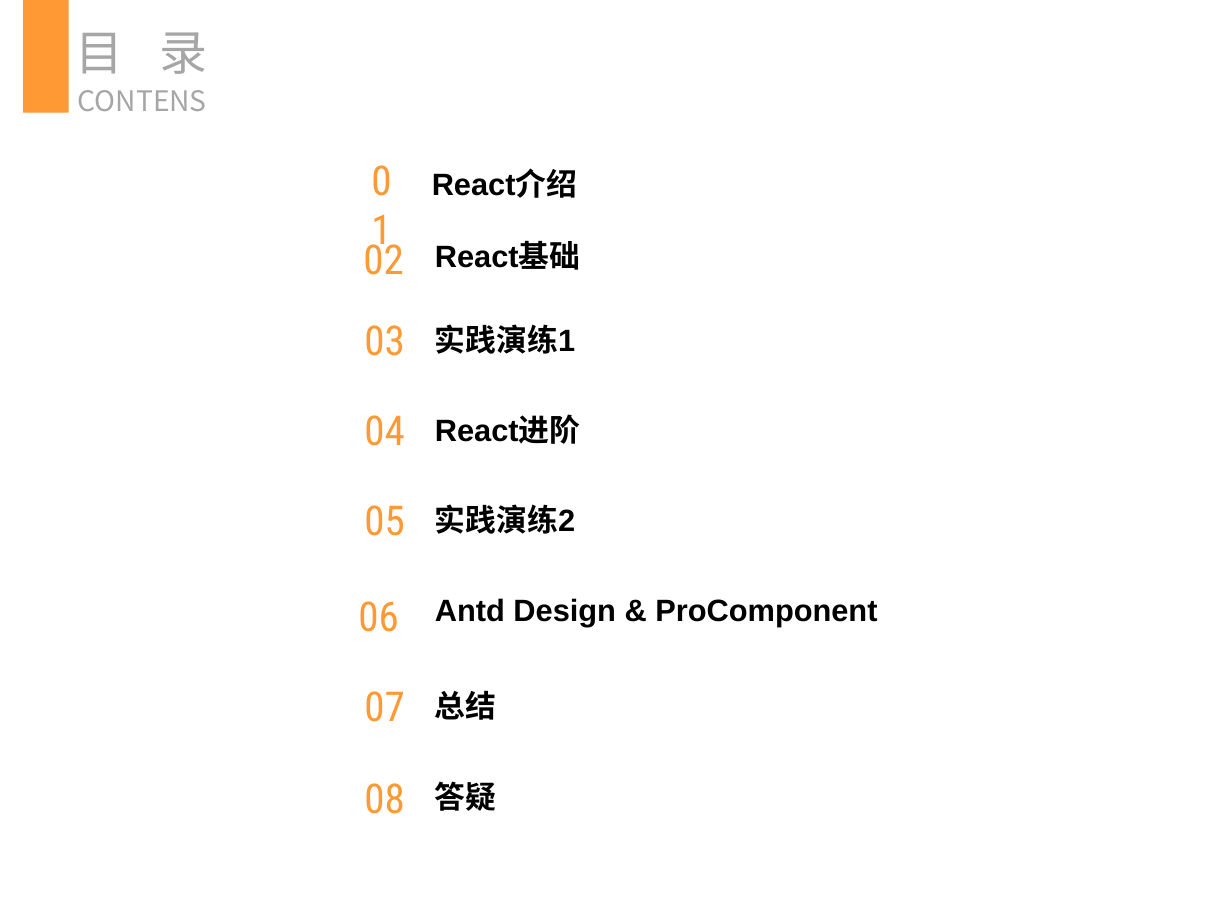
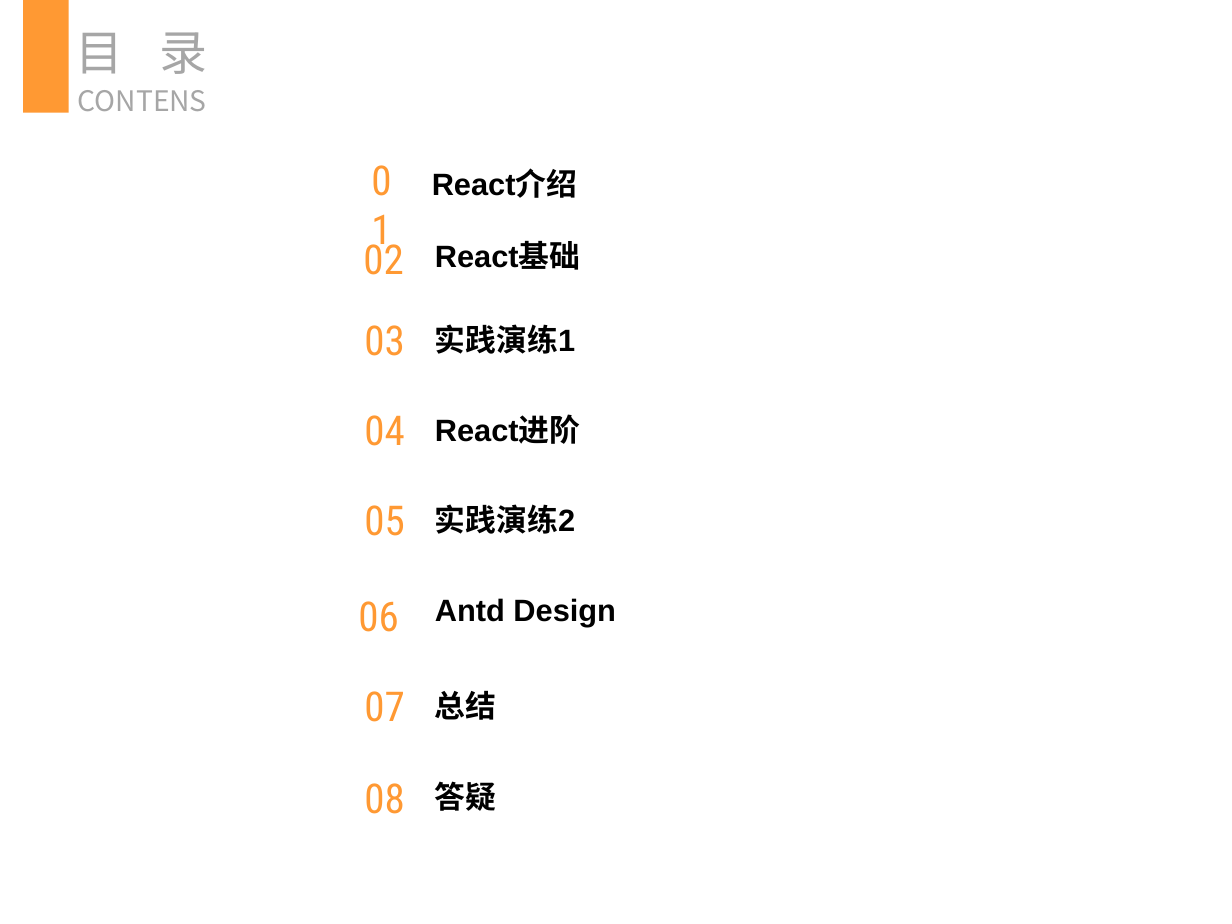
Before and after one commit to chenqiuli/JY-peixun-1, a slide deck: slide 3 of PPT内容-20240103-2.pptx. Drawn at 1232x924 pixels with LibreOffice and Linux fonts; fonts in the diff are those of the drawing; background and template pictures are left out. Boxes give left, top, right and bottom in pixels: in the first picture for what was removed or moved away, otherwise in the second. Text is boxed around its words. In the diff, an @@ line names an element or a change of style, - is before the commit and + after.

```diff
--- a/PPT内容-20240103-2.pptx
+++ b/PPT内容-20240103-2.pptx
@@ text at bbox=[435, 598, 616, 627]: text changed @@
-Antd Design & ProComponent
+Antd Design
```
Also in this commit, not shown: 15 other slides changed, 1 slide added, 6 other files.
